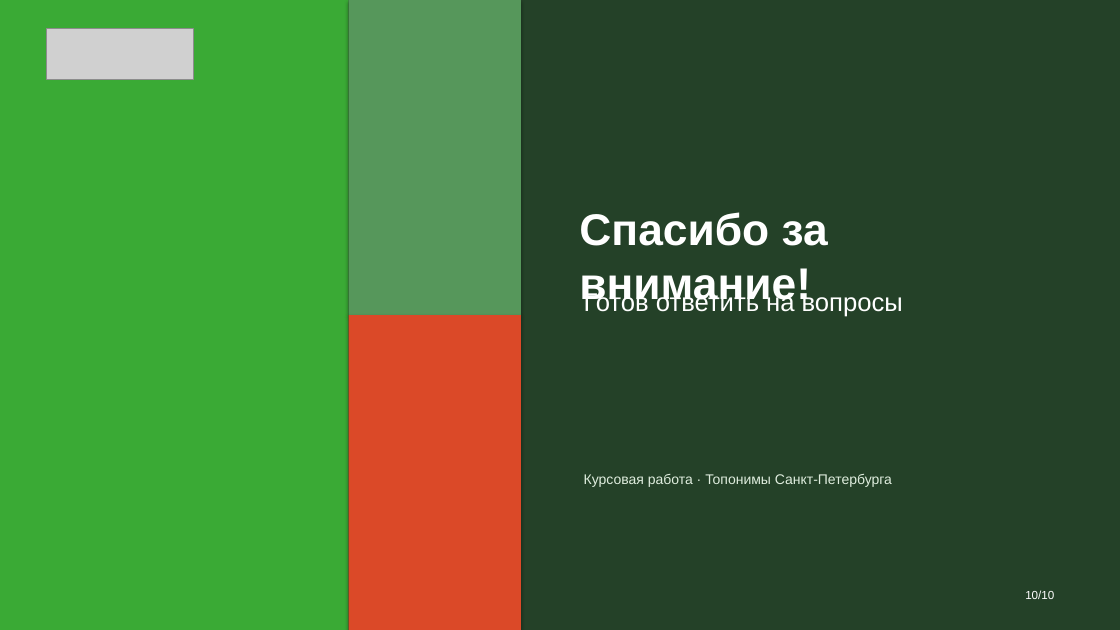
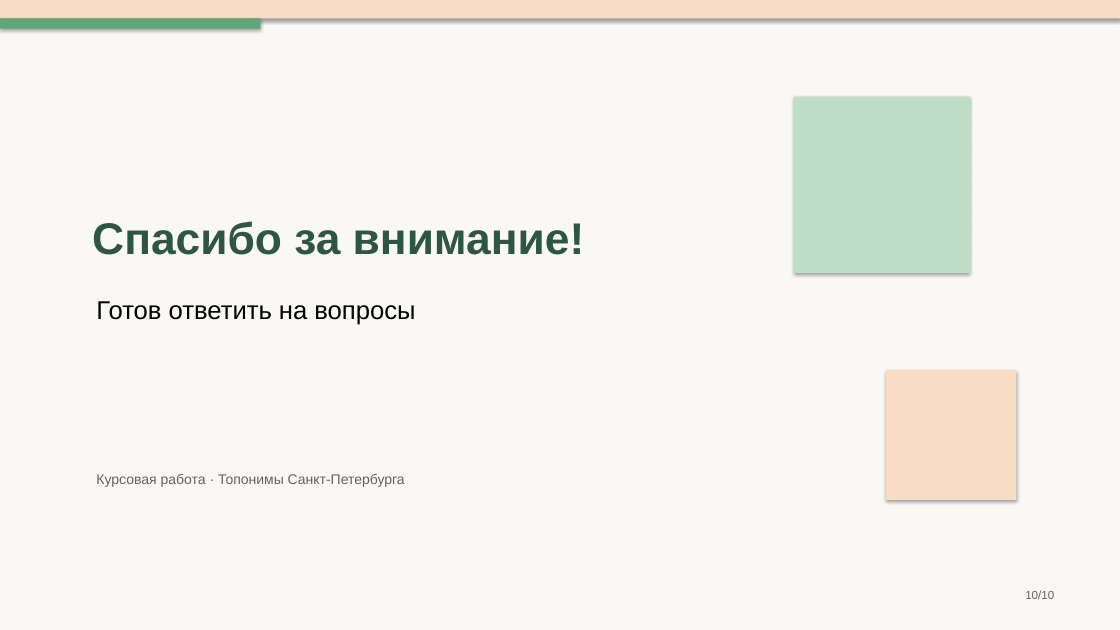
Before and after one commit to mdull2008/project, a slide deck: slide 10 of my_project.pptx. Drawn at 1120x630 pixels with LibreOffice and Linux fonts; fonts in the diff are those of the drawing; grey boxes stand for pictures. Boxes give left, top, right and bottom in pixels: in the first picture for what was removed or moved away, otherwise in the second. Text is boxed around its words. In the diff, an @@ line names an element or a change of style, - is before the commit and + after.

```diff
--- a/my_project.pptx
+++ b/my_project.pptx
@@ background #F6F8F4 to #FAF8F4 @@
@@ rectangle resized from (x1=0, y1=0, x2=1120, y2=630) to (x1=0, y1=0, x2=1120, y2=18) @@
@@ rectangle at (x1=0, y1=0, x2=1120, y2=18): fill #244128 to #F8DCC6 @@
@@ rectangle resized from (x1=0, y1=0, x2=349, y2=630) to (x1=0, y1=18, x2=260, y2=29) @@
@@ rectangle at (x1=0, y1=18, x2=260, y2=29): fill #3AAA35 to #60A678 @@
@@ picture removed at (x1=46, y1=29, x2=193, y2=79) @@
@@ rectangle resized from (x1=349, y1=0, x2=521, y2=315) to (x1=794, y1=97, x2=970, y2=273) @@
@@ rectangle at (x1=794, y1=97, x2=970, y2=273): fill #56975B to #BEDEC7 @@
@@ text "Спасибо за внимание!" moved from (x1=579, y1=212, x2=828, y2=307) to (x1=92, y1=221, x2=585, y2=255) @@
@@ text "Спасибо за внимание!" at (x1=92, y1=221, x2=585, y2=255): text colour #FFFFFF to #2D5644 @@
@@ text "Готов ответить на вопросы" moved from (x1=584, y1=290, x2=903, y2=317) to (x1=96, y1=301, x2=415, y2=325) @@
@@ text "Готов ответить на вопросы" at (x1=96, y1=301, x2=415, y2=325): text colour #FFFFFF to #000000 @@
@@ rectangle resized from (x1=349, y1=315, x2=521, y2=630) to (x1=886, y1=370, x2=1017, y2=500) @@
@@ rectangle at (x1=886, y1=370, x2=1017, y2=500): fill #DB4928 to #F8DCC6 @@
@@ text "Курсовая работа · Топонимы Санкт-Петербурга" moved from (x1=584, y1=474, x2=892, y2=487) to (x1=96, y1=474, x2=405, y2=487) @@
@@ text "Курсовая работа · Топонимы Санкт-Петербурга" at (x1=96, y1=474, x2=405, y2=487): text colour #DFEDDE to #626262 @@
@@ text "10/10" at (x1=1025, y1=590, x2=1054, y2=599): text colour #FFFFFF to #626262 @@
```
Also in this commit, not shown: 9 other slides changed.
